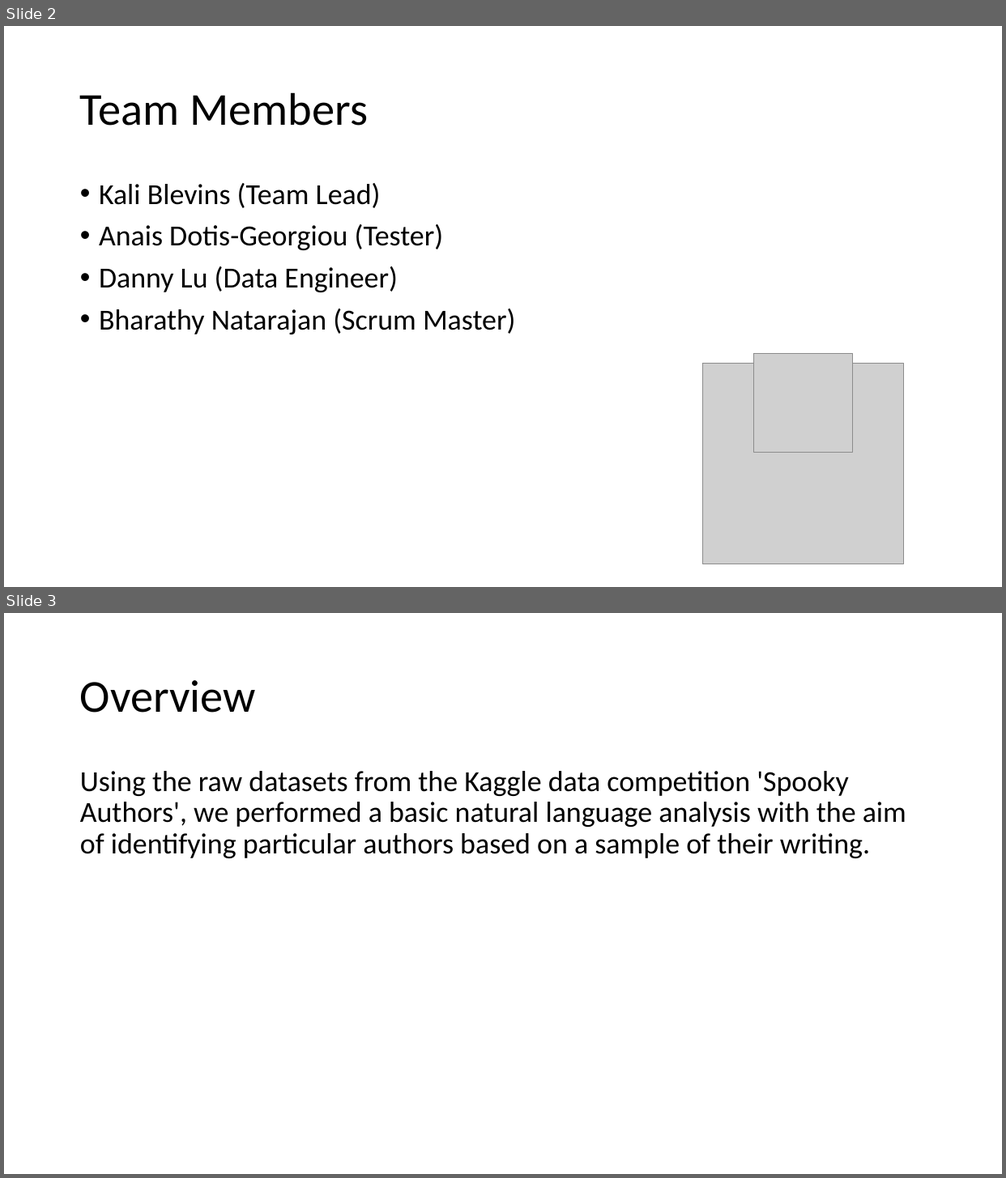
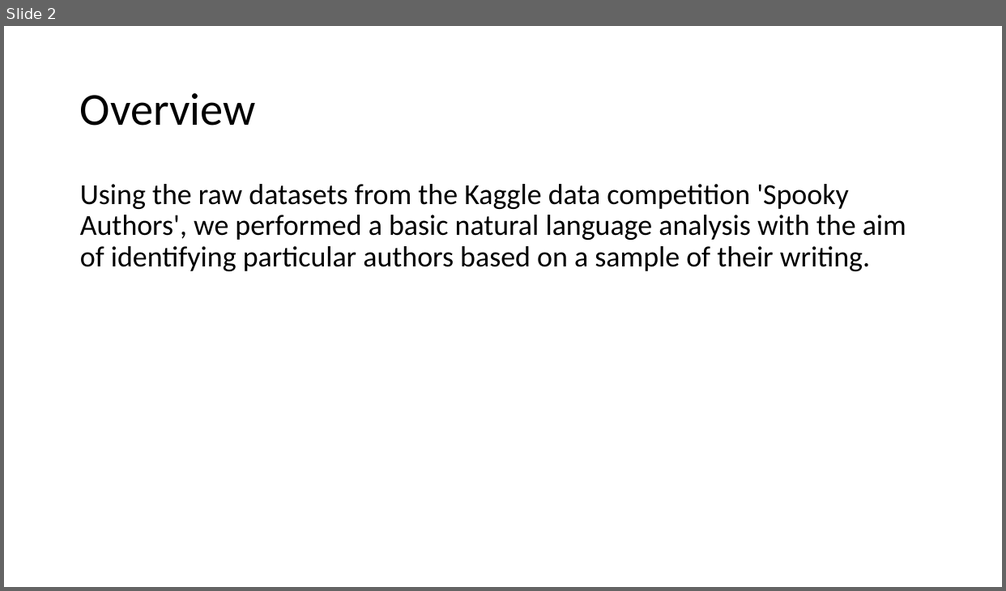
Before and after one commit to kblevins/predictive-author-id, a slide deck: Predictive_Author_Presentation.pptx. Shown one above the other, each under a label of ours: slides 2 and 3 before the commit, slide 2 after it. The pictures are 1006x1178 and 1006x591 pixels, drawn with LibreOffice and Linux fonts; fonts in the diff are those of the drawing; grey boxes stand for pictures. Boxes give left, top, right and bottom in pixels: in the first picture for what was removed or moved away, otherwise in the second. Text is boxed around its words. In the diff, an @@ line names an element or a change of style, - is before the commit and + after.

```diff
--- a/Predictive_Author_Presentation.pptx
+++ b/Predictive_Author_Presentation.pptx
@@ slide 2 removed at <box>4,26,1002,587</box>, background #FFFFFF @@
@@ title removed at <box>80,92,368,126</box> @@
-Team Members
@@ text removed at <box>99,183,515,335</box> @@
-• Kali Blevins (Team Lead)
-• Anais Dotis-Georgiou (Tester)
-• Danny Lu (Data Engineer)
-• Bharathy Natarajan (Scrum Master)
@@ picture removed at <box>702,363,904,565</box> @@
@@ picture removed at <box>753,354,852,453</box> @@
@@ what was slide 3 is now slide 2 @@
```
Also in this commit, not shown: 1 slide changed, 3 slides added, 3 other files.
